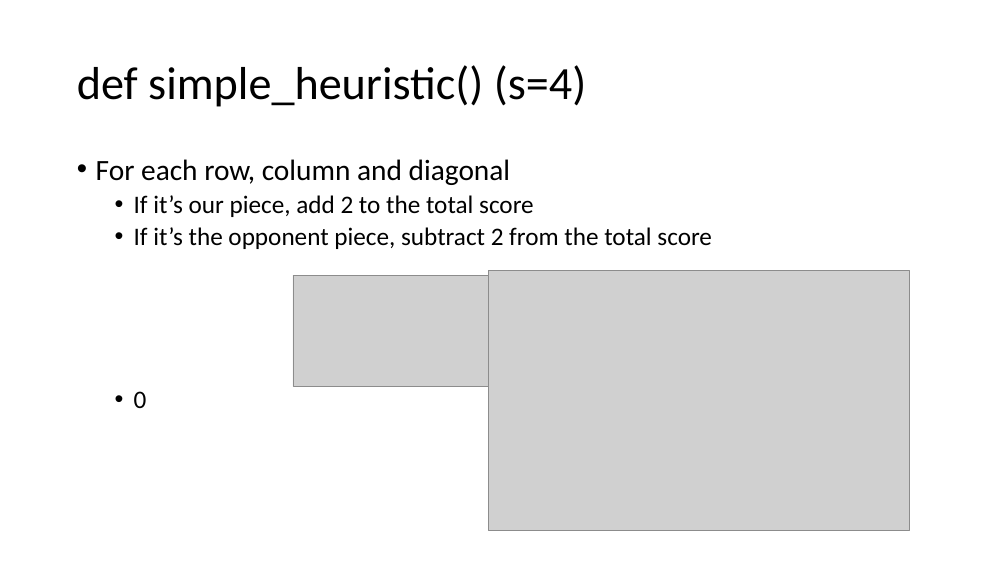
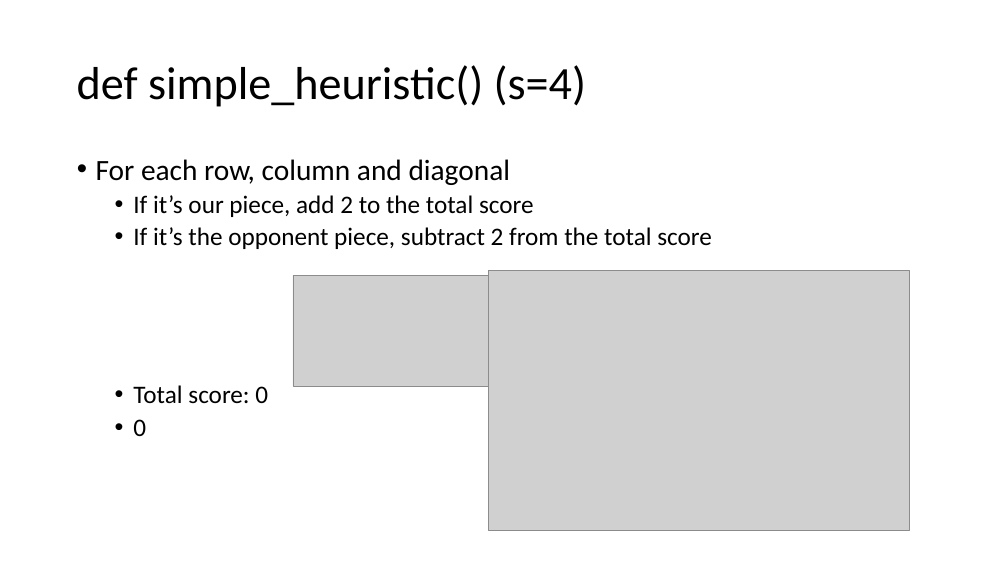
Before and after one commit to jaredcohen1998/comp472-miniproject2, a slide deck: slide 4 of powerpoint.pptx. Drawn at 1008x567 pixels with LibreOffice and Linux fonts; fonts in the diff are those of the drawing; grey boxes stand for pictures. Boxes give left, top, right and bottom in pixels: in the first picture for what was removed or moved away, otherwise in the second. Text is boxed around its words. In the diff, an @@ line names an element or a change of style, - is before the commit and + after.

```diff
--- a/powerpoint.pptx
+++ b/powerpoint.pptx
@@ text at bbox=[133, 385, 268, 403]: paragraph added @@
+  • Total score: 0
```
Also in this commit, not shown: 20 other slides changed, 3 slides added.
